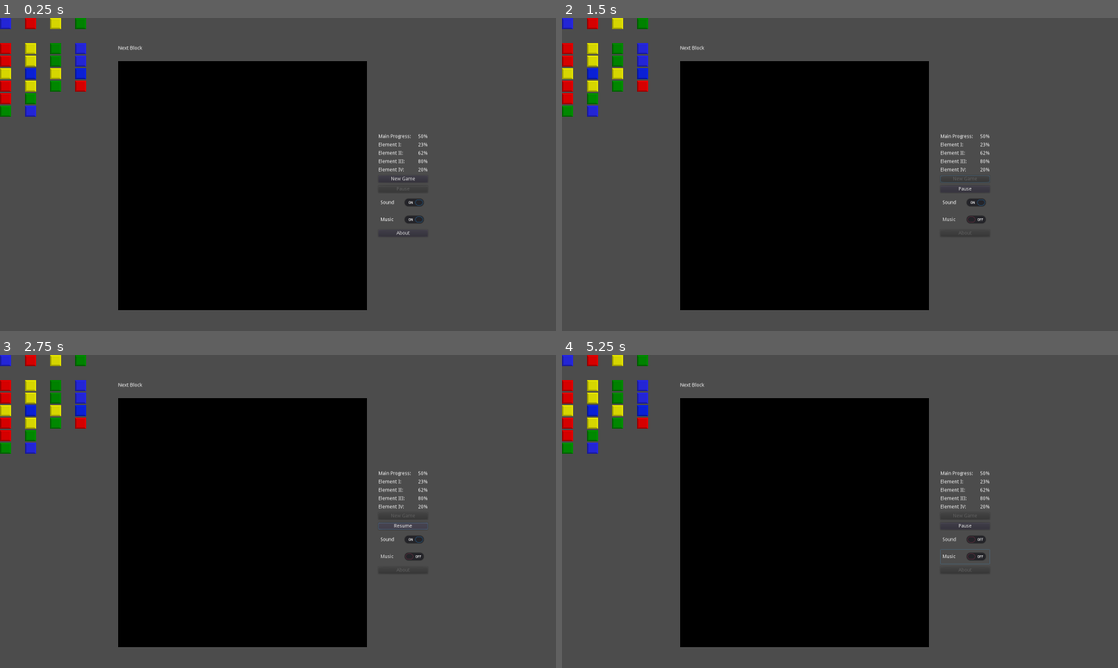
Above: before the commit, frames 1-4 (two rows, left to right).
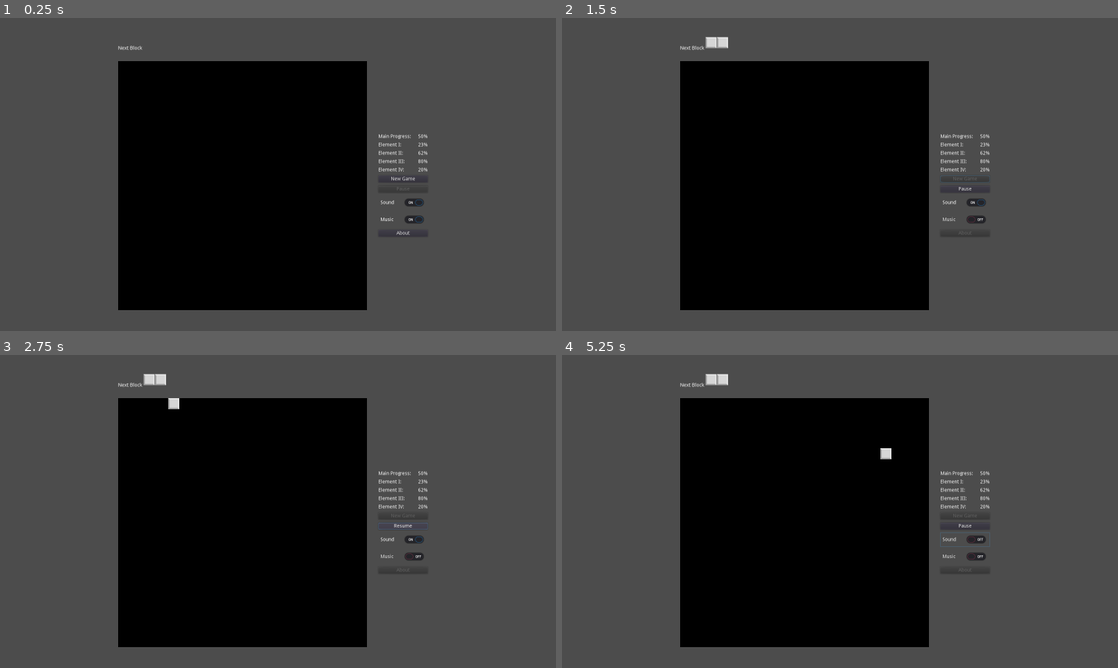
Above: after the commit, the same moments.

Repository: alexfrankcodes/alchemy-tetris
Game: Godot game, scene res://Main.tscn
Same seed, same stepped clock (60 frames per second), same inputs: the game is played once before the commit and once after it.
Inputs:
- Up to frame 1 (0.25 s): no input
- Up to frame 2 (1.5 s): click "Music" at 0.5 s; click "New Game" at 1.25 s
- Up to frame 3 (2.75 s): click "Pause" at 2 s
- Up to frame 4 (5.25 s): click "Resume" at 2.75 s; click "Sound" at 3.5 s; hold Right (ui_right) 4.28-5.03 s; hold Down (ui_down) from 5.03 s (still down)

The runs differ from the first frame. In frame 1, 1.7% of the frame differs, in the area x 0-16%, y 0-32%; in frame 2, 1.9%; in frame 3, 1.9%; in frame 4, 2.0%, in the area x 0-77%, y 0-67%.

Commit message:
Finished dropping and rotation functionality

Diff:
--- a/GUI.gd
+++ b/GUI.gd
@@ -69,6 +69,17 @@
 	return find_node("SoundToggle").is_pressed()
 
 
+# Preview Next shape:
+func set_next_shape(shape: ShapeData):
+	clear_cells(next)
+	var i = 0
+	for col in shape.coors.size():
+		for row in [0, 1]:
+			if shape.grid[row][col]:
+				next.get_child(i).modulate = shape.color
+			i += 1
+
+
 # TODO: Handle button presses
 func _on_NewGame_button_down():
 	emit_signal("button_pressed", "NewGame")
--- a/Main.gd
+++ b/Main.gd
@@ -5,12 +5,19 @@
 
 const DISABLED = true
 const ENABLED = false
+const START_POS = 5
+const END_POS = 25
+const TICK_SPEED = 1.0
+const FAST_MULTIPLE = 10
+const WAIT_TIME = 0.15
+const REPEAT_DELAY = 0.05
 
 var gui
 var state = STOPPED
 var grid = []
 var cols
 var shape: ShapeData
+var next_shape: ShapeData
 var pos = 0
 var music_position = 0.0
 
@@ -19,6 +26,7 @@
 	gui.connect("button_pressed", self, "_button_pressed")
 	gui.set_button_states(ENABLED)
 	cols = gui.grid.get_columns()
+	randomize()
 
 func _button_pressed(button_name):
 	match button_name:
@@ -41,13 +49,65 @@
 
 		"Music":
 			if state == PLAYING:
-				if gui.music:
+				if _music_is_on():
 					_music(PLAY)
 				else:
 					_music(STOP)
 
 		"About":
 			gui.set_button_state("About", DISABLED)
+
+func _input(event):
+	if state == PLAYING:
+		if event.is_action_pressed("ui_down"):
+			soft_drop()
+		if event.is_action_released("ui_down"):
+			normal_drop()
+		if event.is_action_pressed("ui_accept"):
+			hard_drop()
+		if event.is_action_pressed("ui_left"):
+			move_left()
+			$LeftTimer.start(WAIT_TIME)
+		if event.is_action_released("ui_left"):
+			$LeftTimer.stop()
+		if event.is_action_pressed("ui_right"):
+			move_right()
+			$RightTimer.start(WAIT_TIME)
+		if event.is_action_released("ui_right"):
+			$RightTimer.stop()
+		if event.is_action_pressed("ui_up"):
+			if event.shift:
+				move_shape(pos, ROTATE_RIGHT)
+			else:
+				move_shape(pos, ROTATE_LEFT)
+		if event.is_action_pressed("ui_cancel"):
+			_game_over()
+		if event is InputEventKey:
+			get_tree().set_input_as_handled()
+
+func _game_over():
+	$Ticker.stop()
+	$LeftTimer.stop()
+	$RightTimer.stop()
+	gui.set_button_states(ENABLED)
+	if _music_is_on():
+		_music(STOP)
+	if _sound_is_on():
+		$SoundPlayer.play()
+	state = STOPPED
+	print("Game stopped")
+
+
+# Ticker functions
+func normal_drop():
+	$Ticker.start(TICK_SPEED)
+
+func soft_drop():
+	$Ticker.stop()
+	$Ticker.start(TICK_SPEED / FAST_MULTIPLE)
+
+func hard_drop():
+	pass
 
 # Reset grid at the start of the game
 func clear_grid():
@@ -62,6 +122,22 @@
 	state = PLAYING
 	music_position = 0.0
 	_music(PLAY)
+	clear_grid()
+	new_shape()
+
+
+func new_shape():
+	if next_shape:
+		shape = next_shape
+	else:
+		shape = Shapes.get_shape()
+	next_shape = Shapes.get_shape()
+	gui.set_next_shape(next_shape)
+	pos = START_POS
+	add_shape_to_grid()
+	normal_drop()
+
+
 
 func add_shape_to_grid():
 	place_shape(pos, true, false, shape.color)
@@ -95,7 +171,14 @@
 	add_shape_to_grid()
 	return ok
 
-
+func move_left():
+	if pos % cols > 0:
+		move_shape(pos - 1)
+
+
+func move_right():
+	if pos % cols < cols - 1:
+		move_shape(pos + 1)
 
 ## TODO: Change color parameter based on element
 func place_shape(index, add_tiles = false, lock = false, color = Color(0)):
@@ -128,3 +211,85 @@
 		music_position = $MusicPlayer.get_playback_position()
 		$MusicPlayer.stop()
 		print("Music stopped")
+
+func _music_is_on():
+	return gui.music
+
+func _sound_is_on():
+	return gui.sound
+
+
+func _on_Ticker_timeout():
+	var new_pos = pos + cols
+	if move_shape(new_pos):
+		# Update score
+		pass
+	else:
+		if new_pos <= END_POS:
+			#TODO: _game_over()
+			pass
+		else:
+			lock_shape_to_grid()
+			check_rows()
+			new_shape()
+
+func _on_LeftTimer_timeout():
+	$LeftTimer.wait_time = REPEAT_DELAY
+	move_left()
+
+
+func _on_RightTimer_timeout():
+	$RightTimer.wait_time = REPEAT_DELAY
+	move_right()
+
+func check_rows():
+	var i = grid.size() - 1
+	var x = 0
+	var row_number = grid.size() / cols - 1
+	var rows = []
+	while i >= 0:
+		if grid[i]:
+			x += 1
+			i -= 1
+			if x == cols: # complete row found
+				rows.append(row_number)
+				x = 0
+				row_number -= 1
+		else:
+			# empty cell found
+			i += x # set i to right-most column
+			x = 0
+			i -= cols # move i to next row
+			row_number -= 1
+	if rows.empty() == false:
+		remove_rows(rows)
+
+func remove_rows(rows):
+		var rows_moved = 0
+		# Update score
+		pause()
+		if _sound_is_on():
+			$SoundPlayer.play()
+		yield(get_tree().create_timer(0.3), "timeout")
+		pause(false)
+		remove_shape_from_grid()
+		for row_count in rows.size():
+			# Hide cells
+			for n in cols:
+				gui.grid.get_child((rows[row_count] + rows_moved) * cols + n).modulate = Color(0)
+			# Move cells
+			var to = (rows[row_count] + rows_moved) * cols + cols - 1
+			var from = to - cols
+			while from >= 0:
+				grid[to] = grid[from]
+				gui.grid.get_child(to).modulate = gui.grid.get_child(from).modulate
+				if from == 0: # Clear the top row
+					grid[from] = false
+					gui.grid.get_child(from).modulate = Color(0)
+				from -= 1
+				to -= 1
+			rows_moved += 1
+		add_shape_to_grid()
+
+func pause(value = true):
+	get_tree().paused = value
--- a/Main.tscn
+++ b/Main.tscn
@@ -21,3 +21,13 @@
 margin_top = 266.0
 margin_right = 918.0
 margin_bottom = 630.0
+
+[node name="Ticker" type="Timer" parent="."]
+pause_mode = 2
+
+[node name="LeftTimer" type="Timer" parent="."]
+
+[node name="RightTimer" type="Timer" parent="."]
+[connection signal="timeout" from="Ticker" to="." method="_on_Ticker_timeout"]
+[connection signal="timeout" from="LeftTimer" to="." method="_on_LeftTimer_timeout"]
+[connection signal="timeout" from="RightTimer" to="." method="_on_RightTimer_timeout"]
--- a/Shapes.tscn
+++ b/Shapes.tscn
@@ -4,6 +4,7 @@
 [ext_resource path="res://Art/Tiles/tile.png" type="Texture" id=2]
 
 [node name="Shapes" type="GridContainer"]
+visible = false
 columns = 4
 script = ExtResource( 1 )
 __meta__ = {
